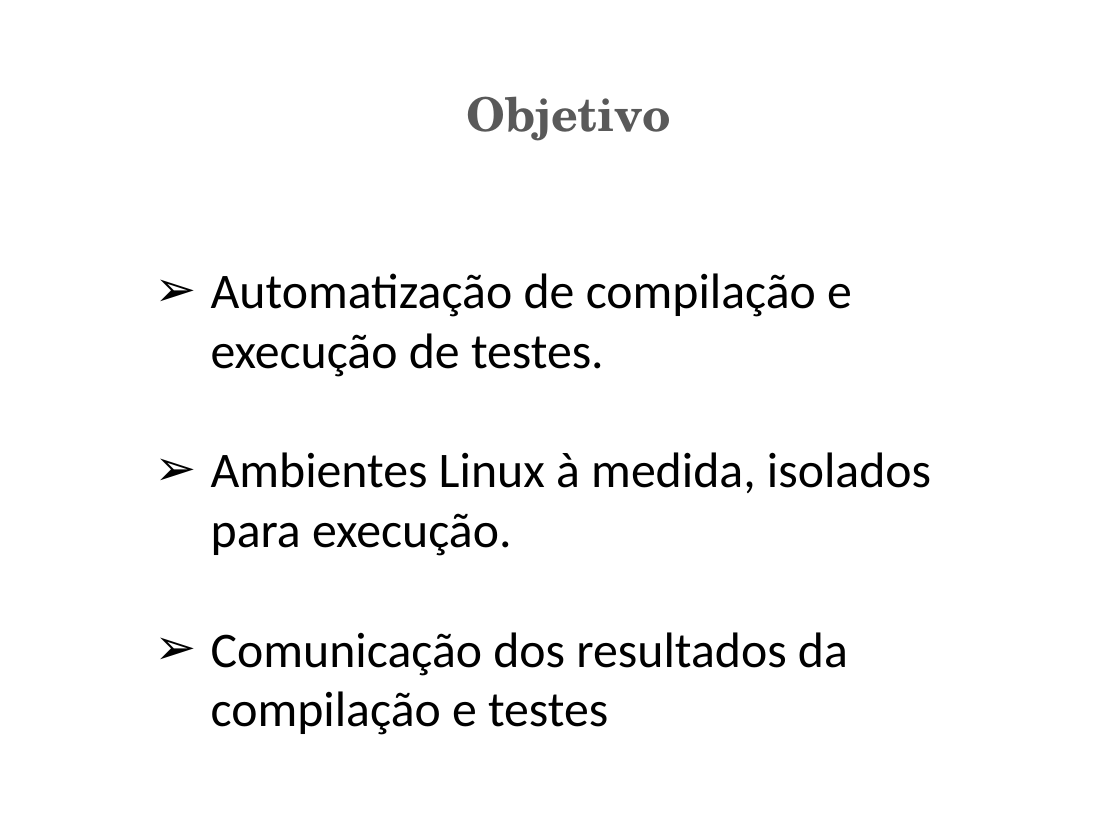
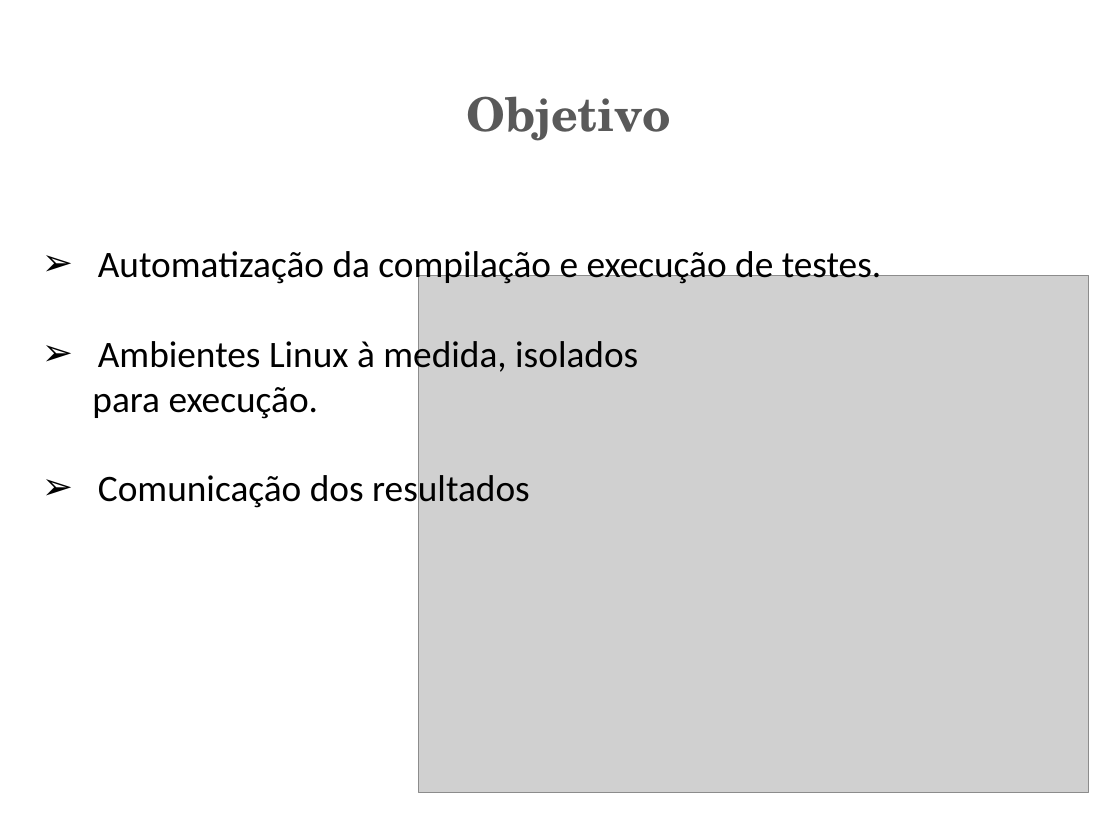
Before and after one commit to marcinschi-iuri/ciaasDocs, a slide deck: slide 5 of PCIS.pptx. Drawn at 1120x840 pixels with LibreOffice and Linux fonts; fonts in the diff are those of the drawing; grey boxes stand for pictures. Boxes give left, top, right and bottom in pixels: in the first picture for what was removed or moved away, otherwise in the second. Text is boxed around its words. In the diff, an @@ line names an element or a change of style, - is before the commit and + after.

```diff
--- a/PCIS.pptx
+++ b/PCIS.pptx
@@ text at bbox=[92, 251, 882, 511]: text changed; size 32 to 24 pt @@
-➢ Automatização de compilação e execução de testes.
-➢ Ambientes Linux à medida, isolados para execução.
-➢ Comunicação dos resultados da compilação e testes
+➢ Automatização da compilação e execução de testes.
+➢ Ambientes Linux à medida, isolados
+para execução.
+➢ Comunicação dos resultados
@@ picture added at bbox=[419, 276, 1089, 793] @@
```
Also in this commit, not shown: 4 other slides changed, 8 slides added, 1 slide removed.
